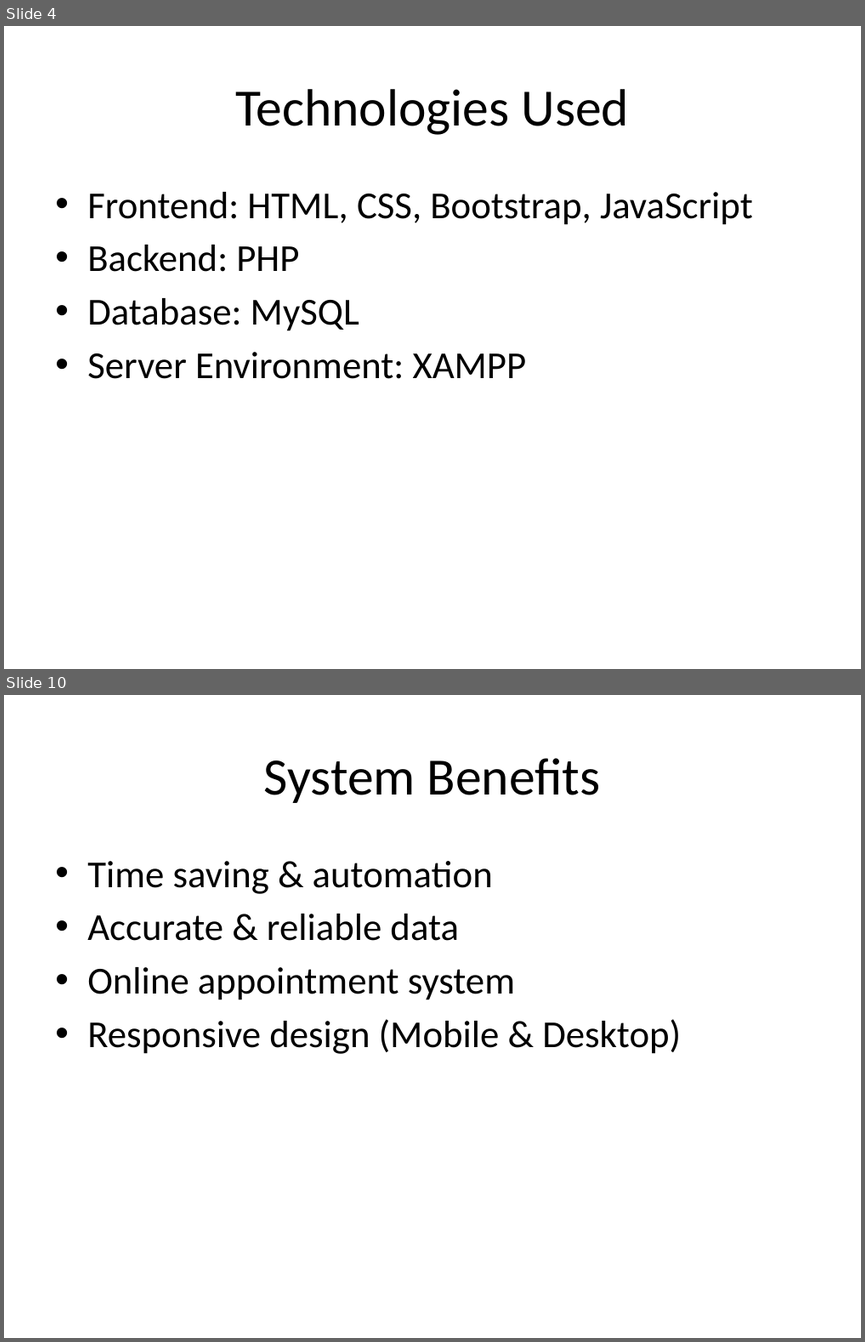
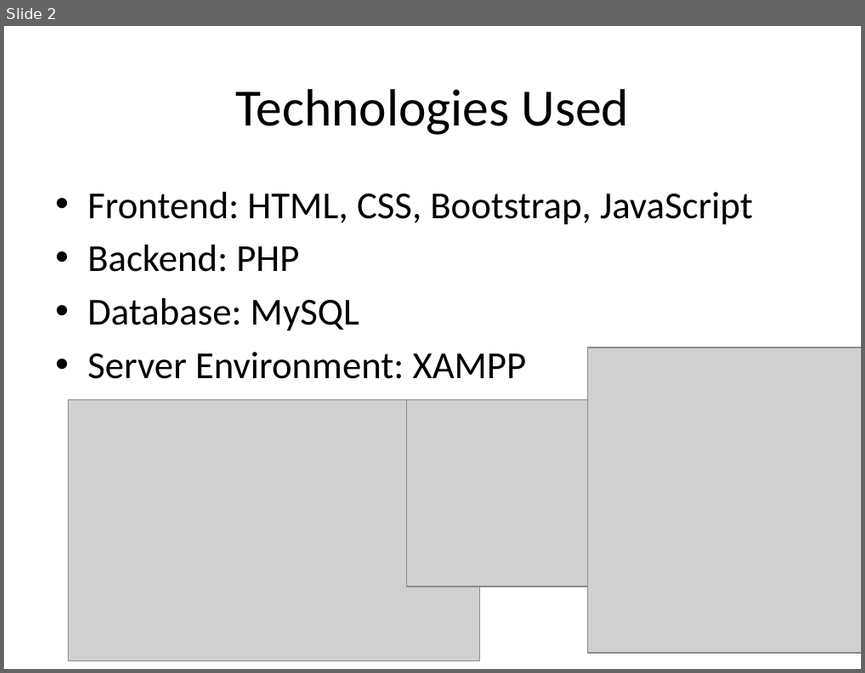
Before and after one commit to Eng-Aadam/Fududeeye-System, a slide deck: Fududeeye(PPT).pptx. Shown one above the other, each under a label of ours: slides 4 and 10 before the commit, slide 2 after it; the slides between them are not shown. The pictures are 865x1342 and 865x673 pixels, drawn with LibreOffice and Linux fonts; fonts in the diff are those of the drawing; grey boxes stand for pictures. Boxes give left, top, right and bottom in pixels: in the first picture for what was removed or moved away, otherwise in the second. Text is boxed around its words. In the diff, an @@ line names an element or a change of style, - is before the commit and + after.

```diff
--- a/Fududeeye(PPT).pptx
+++ b/Fududeeye(PPT).pptx
@@ slide 10 removed at (4, 695, 861, 1338), background #FFFFFF @@
@@ title removed at (264, 758, 601, 803) @@
-System Benefits
@@ text removed at (87, 861, 681, 1054) @@
-• Time saving & automation
-• Accurate & reliable data
-• Online appointment system
-• Responsive design (Mobile & Desktop)
@@ what was slide 4 is now slide 2 @@
@@ slide 2 changed as well @@
@@ picture added at (587, 347, 861, 652) @@
@@ picture added at (69, 399, 479, 660) @@
@@ picture added at (407, 399, 739, 585) @@
```
Also in this commit, not shown: 1 other slide changed, 11 slides added, 8 other slides removed.
